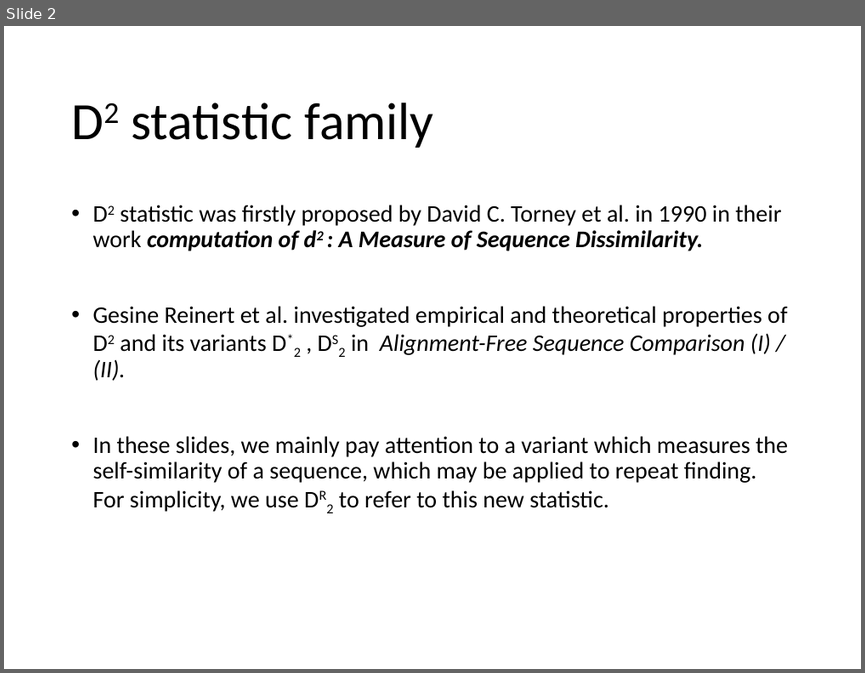
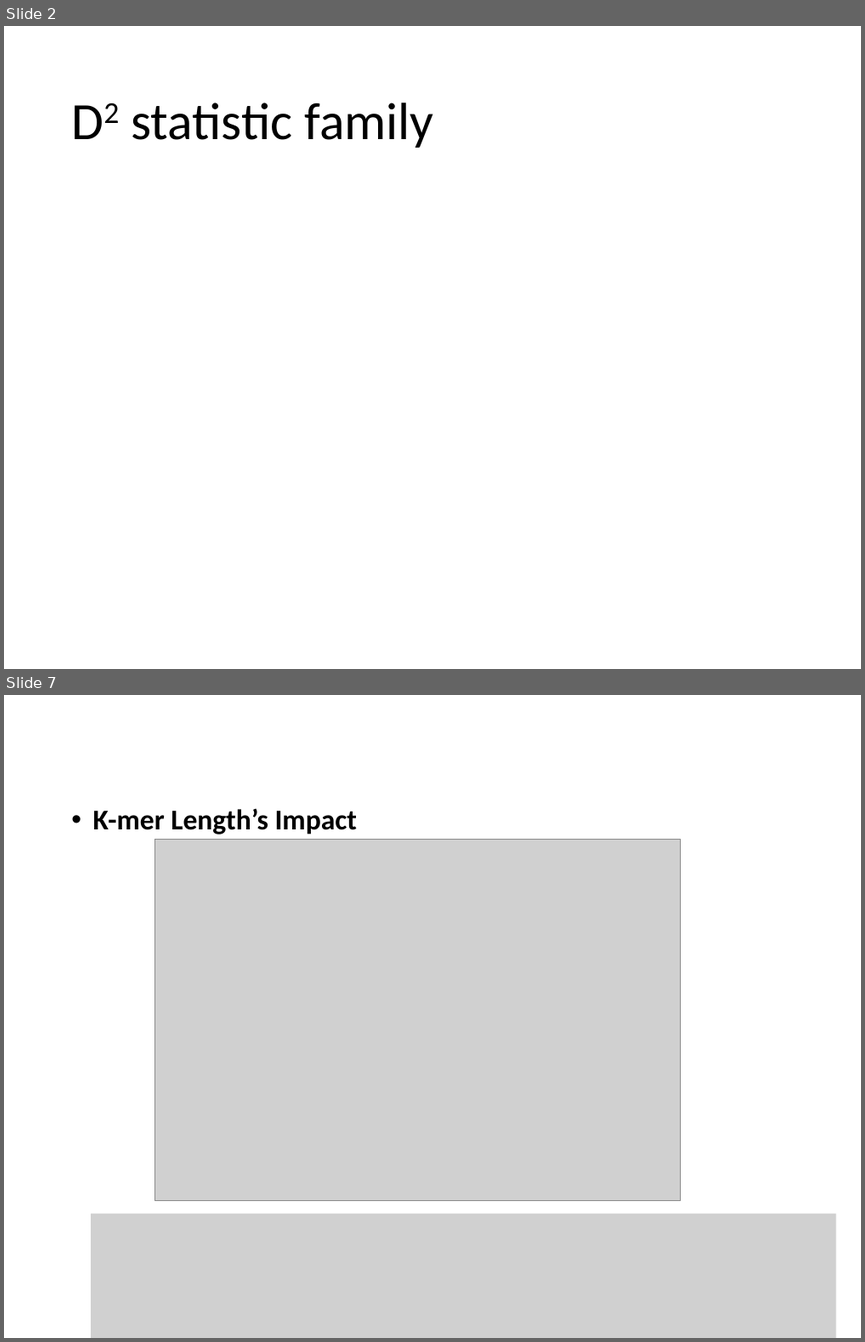
Before and after one commit to chansigit/PyGenSeq, a slide deck: A variant of D2 statistic.pptx. Shown one above the other, each under a label of ours: slide 2 before the commit, slides 2 and 7 after it; the slides between them are not shown. The pictures are 865x673 and 865x1342 pixels, drawn with LibreOffice and Linux fonts; fonts in the diff are those of the drawing; grey boxes stand for pictures. Boxes give left, top, right and bottom in pixels: in the first picture for what was removed or moved away, otherwise in the second. Text is boxed around its words. In the diff, an @@ line names an element or a change of style, - is before the commit and + after.

```diff
--- a/A variant of D2 statistic.pptx
+++ b/A variant of D2 statistic.pptx
@@ slide 7 added at (4, 695, 861, 1338), background #FFFFFF @@
@@ text added at (93, 808, 358, 834), 24 pt, text #000000, bold @@
+• K-mer Length’s Impact
@@ picture added at (154, 839, 679, 1201) @@
@@ picture added at (91, 1213, 835, 1338) @@
@@ slide 2 changed as well @@
@@ text removed at (93, 204, 788, 511) @@
-• D2 statistic was firstly proposed by David C. Torney et al. in 1990 in their work computation of d2 : A Measure of Sequence Dissimilarity.
-• Gesine Reinert et al. investigated empirical and theoretical properties of D2 and its variants D*2 , DS2 in Alignment-Free Sequence Comparison (I) / (II).
-• In these slides, we mainly pay attention to a variant which measures the self-similarity of a sequence, which may be applied to repeat finding. For simplicity, we use DR2 to refer to this new statistic.
```
Also in this commit, not shown: 2 other slides changed, 9 other slides added, 1 other file.
